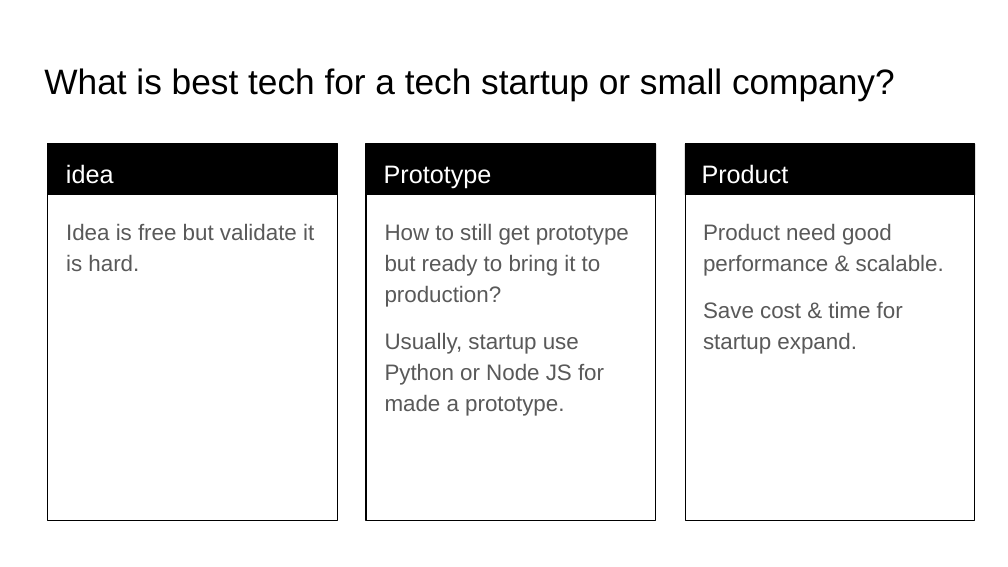
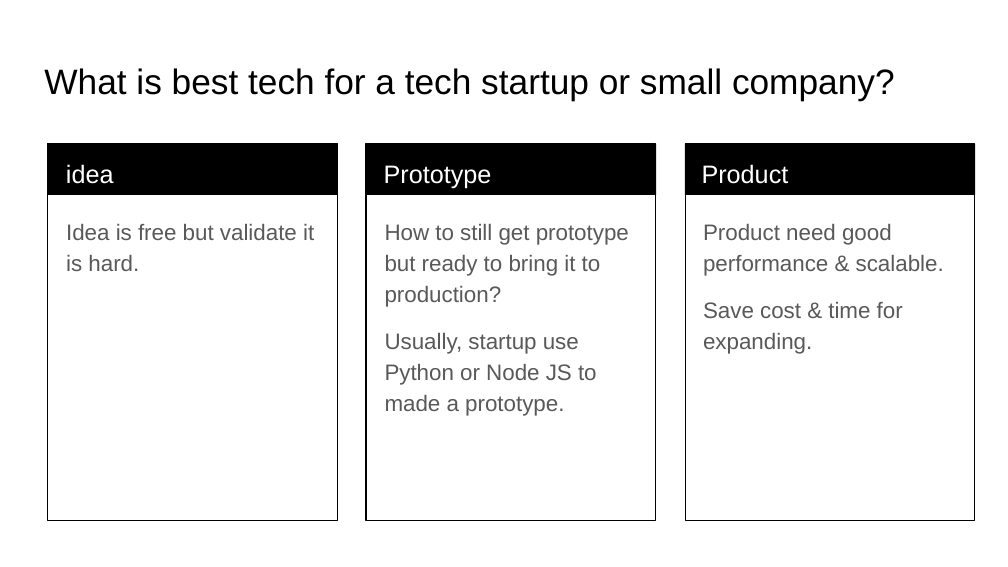
Before and after one commit to ohhi-vn/live_pub_demo, a slide deck: slide 5 of slide/Phoenix LiveView - the best fit for startup & small company.pptx. Drawn at 1008x567 pixels with LibreOffice and Linux fonts; fonts in the diff are those of the drawing. Boxes give left, top, right and bottom in pixels: in the first picture for what was removed or moved away, otherwise in the second. Text is boxed around its words. In the diff, an @@ line names an element or a change of style, - is before the commit and + after.

```diff
--- a/slide/Phoenix LiveView - the best fit for startup & small company.pptx
+++ b/slide/Phoenix LiveView - the best fit for startup & small company.pptx
@@ text at (x1=703, y1=302, x2=903, y2=354): text changed @@
-Save cost & time for startup expand.
+Save cost & time for expanding.
@@ text at (x1=385, y1=333, x2=597, y2=416): text changed @@
-Usually, startup use Python or Node JS for made a prototype.
+Usually, startup use Python or Node JS to made a prototype.
```
Also in this commit, not shown: 8 other slides changed, 1 other file.
